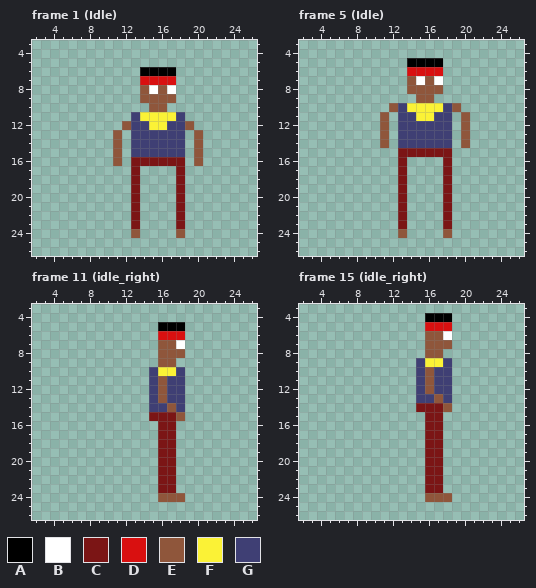
A pixel-art file gets an edit: boss-rush-jam/Assets/Maharlika/Maharlikav1.aseprite. The picture above is the old version.
32x32 pixels, 96 frames. Colours within 5 levels of each other are drawn and written as one. Shown: frame 1 (Idle): x 2..26, y 3..26; frame 5 (Idle): x 2..26, y 3..26; frame 11 (idle_right): x 2..26, y 3..26; frame 15 (idle_right): x 2..26, y 3..26. The commit also changed other frames, which this record leaves out.
Palette (. is transparent): A #000000  B #ffffff  C #7b1515  D #d91010  E #8f563b  F #fbf236  G #3f3f74
Pixels before, frame 1 (Idle), first column x 11:
 6 ...AAAA...
 7 ...DDDD...
 8 ...EBEB...
 9 ...EEEE...
10 ....EE....
11 ..GFFFFG..
12 .EGGFFGGE.
13 E.GGGGGG.E
14 E.GGGGGG.E
15 E.GGGGGG.E
16 E.CCCCCC.E
17 ..C....C..
18 ..C....C..
19 ..C....C..
20 ..C....C..
21 ..C....C..
22 ..C....C..
23 ..C....C..
24 ..E....E..
Pixels before, frame 5 (Idle), first column x 11:
 5 ...AAAA...
 6 ...DDDD...
 7 ...EBEB...
 8 ...EEEE...
 9 ....EE....
10 .EGFFFFGE.
11 E.GGFFGG.E
12 E.GGGGGG.E
13 E.GGGGGG.E
14 E.GGGGGG.E
15 ..CCCCCC..
16 ..C....C..
17 ..C....C..
18 ..C....C..
19 ..C....C..
20 ..C....C..
21 ..C....C..
22 ..C....C..
23 ..C....C..
24 ..E....E..
Pixels before, frame 11 (idle_right), first column x 15:
 5 .AAA
 6 .DDD
 7 .EEB
 8 .EEE
 9 .EE.
10 GFFG
11 GEGG
12 GEGG
13 GEGG
14 GGEG
15 CCCE
16 .CC.
17 .CC.
18 .CC.
19 .CC.
20 .CC.
21 .CC.
22 .CC.
23 .CC.
24 .EEE
Pixels before, frame 15 (idle_right), first column x 15:
 4 .AAA
 5 .DDD
 6 .EEB
 7 .EEE
 8 .EE.
 9 GFFG
10 GEGG
11 GEGG
12 GEGG
13 GGEG
14 CCCE
15 .CC.
16 .CC.
17 .CC.
18 .CC.
19 .CC.
20 .CC.
21 .CC.
22 .CC.
23 .CC.
24 .EEE
After the commit:
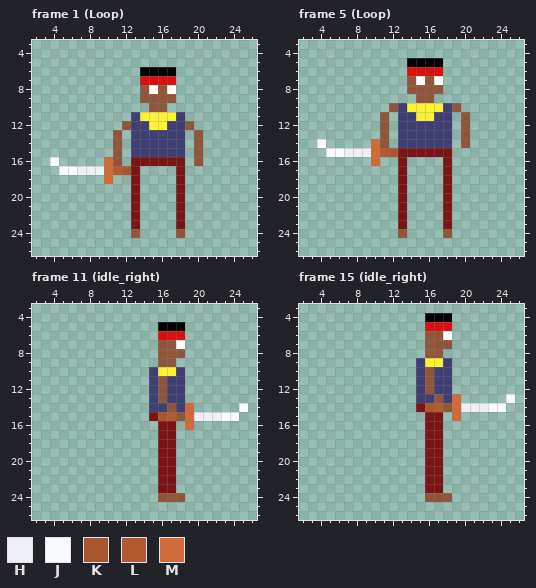
Colours new in this view: H #eef0f6  J #f8faff  K #aa572f  L #b35a2f  M #d06a39
The edit:
layer "Kampilan" added
Frame 1 (Loop), layer "Kampilan":
y 16: x 4 . -> J; x 10 . -> M
y 17: x 5..12 ........ -> JJHHHMLK
y 18: x 10 . -> M
Frame 5 (Loop), layer "Kampilan":
y 14: x 4 . -> J; x 10 . -> M
y 15: x 5..12 ........ -> JJHHHMLK
y 16: x 10 . -> M
Frame 11 (idle_right), layer "Kampilan":
y 14: x 19 . -> M; x 25 . -> J
y 15: x 16..17 CC -> KL; x 19..24 ...... -> MHHHJJ
y 16: x 19 . -> M
Frame 15 (idle_right), layer "Kampilan":
y 13: x 19 . -> M; x 25 . -> J
y 14: x 16..17 CC -> KL; x 19..24 ...... -> MHHHJJ
y 15: x 19 . -> M
